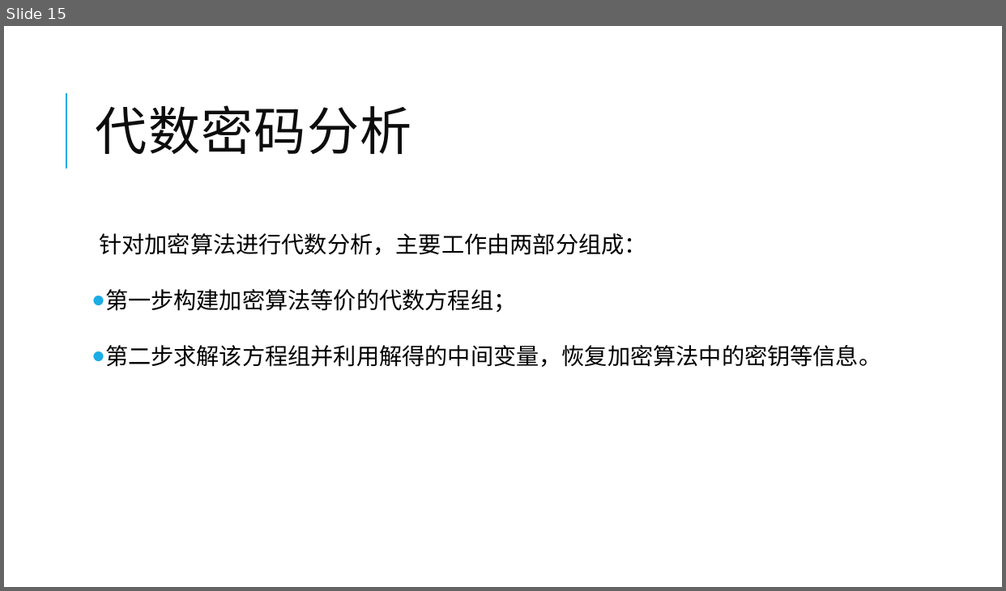
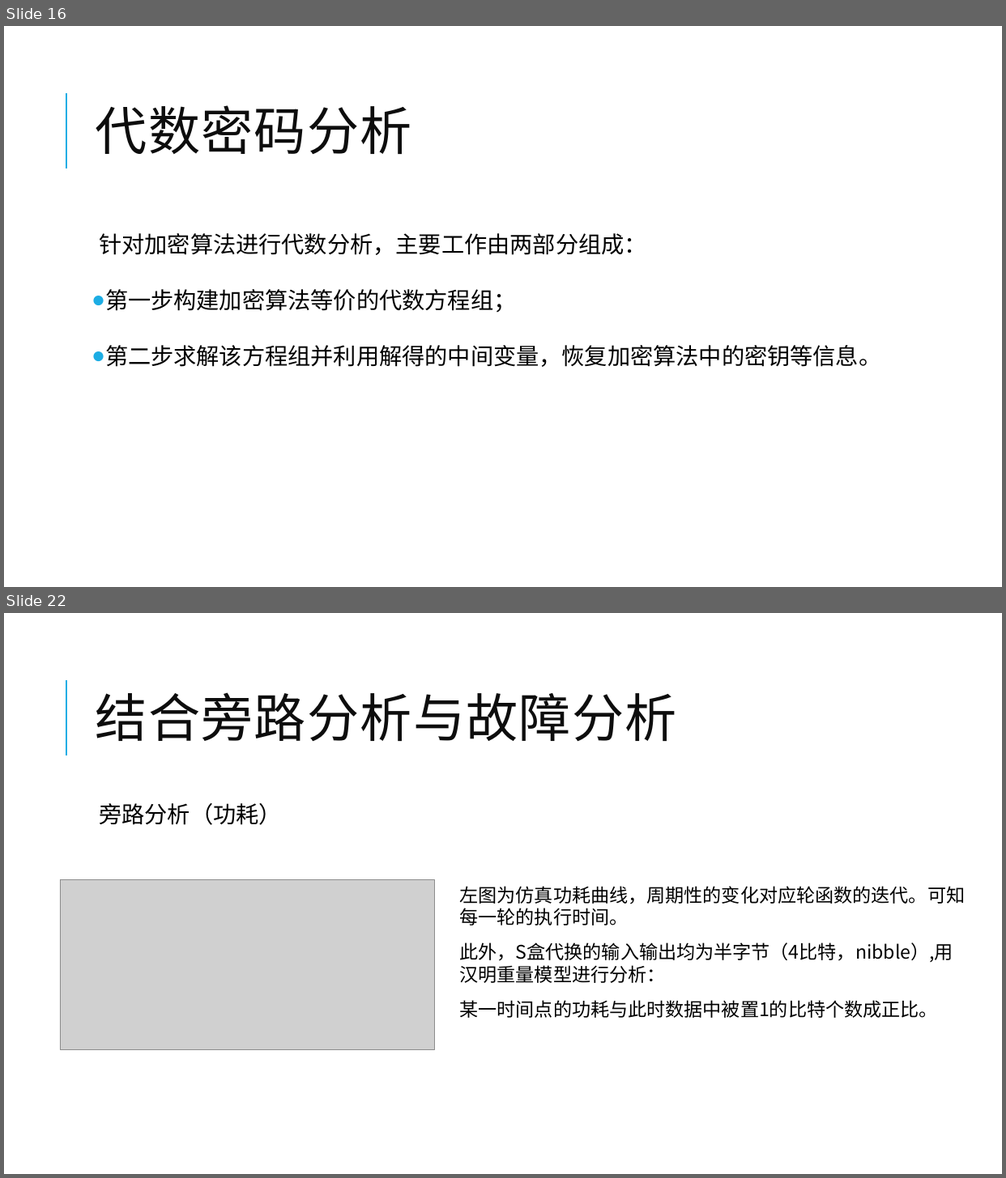
Before and after one commit to yberlin/hello-world, a slide deck: 数电/代数解析器与其密码学领域的应用.pptx. Shown one above the other, each under a label of ours: slide 15 before the commit, slides 16 and 22 after it; the slides between them are not shown. The pictures are 1006x591 and 1006x1178 pixels, drawn with LibreOffice and Linux fonts; fonts in the diff are those of the drawing; grey boxes stand for pictures. Boxes give left, top, right and bottom in pixels: in the first picture for what was removed or moved away, otherwise in the second. Text is boxed around its words. In the diff, an @@ line names an element or a change of style, - is before the commit and + after.

```diff
--- a/数电/代数解析器与其密码学领域的应用.pptx
+++ b/数电/代数解析器与其密码学领域的应用.pptx
@@ slide 22 added at bbox=[4, 613, 1002, 1174], background #FFFFFF; not listed: 1 template element that a slide beside it also shows @@
@@ title added at bbox=[96, 692, 677, 741], 50 pt, text #0D0D0D @@
+结合旁路分析与故障分析
@@ text added at bbox=[99, 803, 281, 825], 22 pt, text #000000 @@
+  旁路分析（功耗）
@@ picture added at bbox=[60, 880, 434, 1050] @@
@@ text added at bbox=[460, 886, 965, 1018], 18 pt, text #000000 @@
+左图为仿真功耗曲线，周期性的变化对应轮函数的迭代。可知每一轮的执行时间。
+此外，S盒代换的输入输出均为半字节（4比特，nibble）,用汉明重量模型进行分析：
+某一时间点的功耗与此时数据中被置1的比特个数成正比。
@@ what was slide 15 is now slide 16 @@
```
Also in this commit, not shown: 7 slides changed, 13 other slides added, 1 slide removed.
